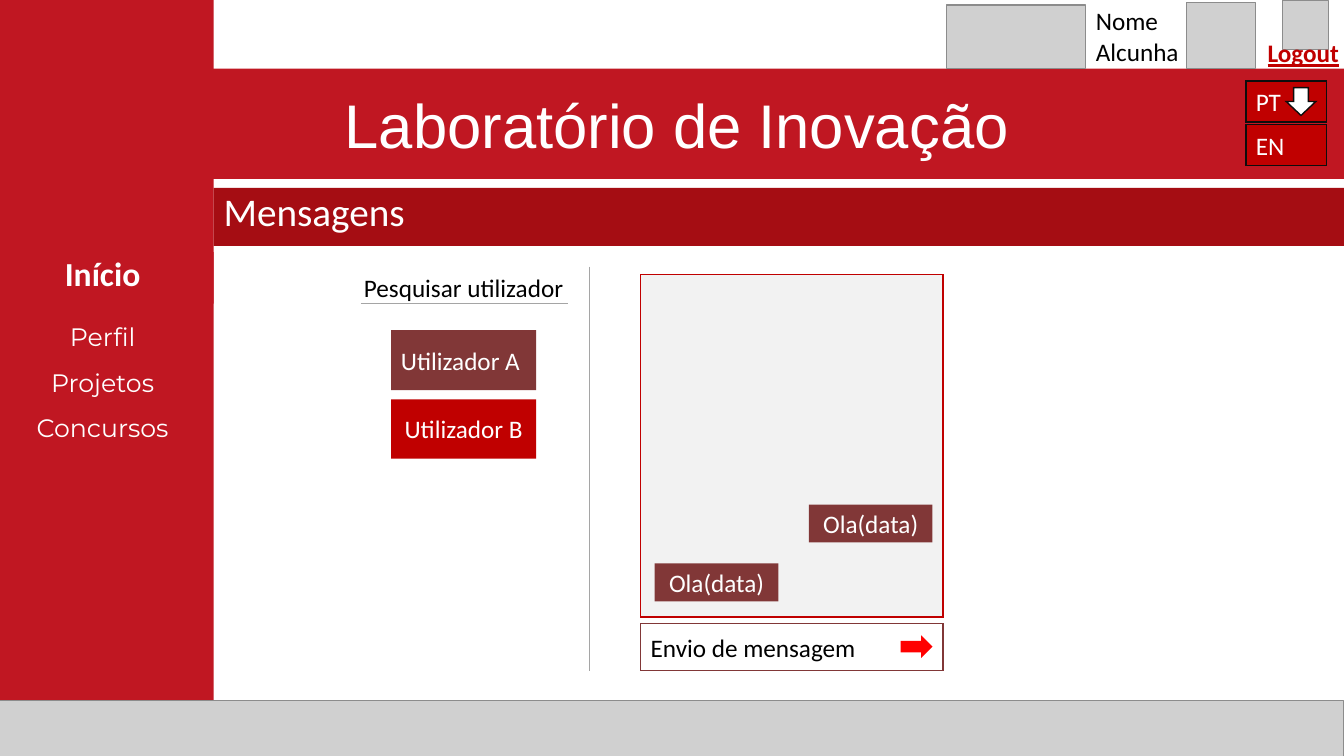
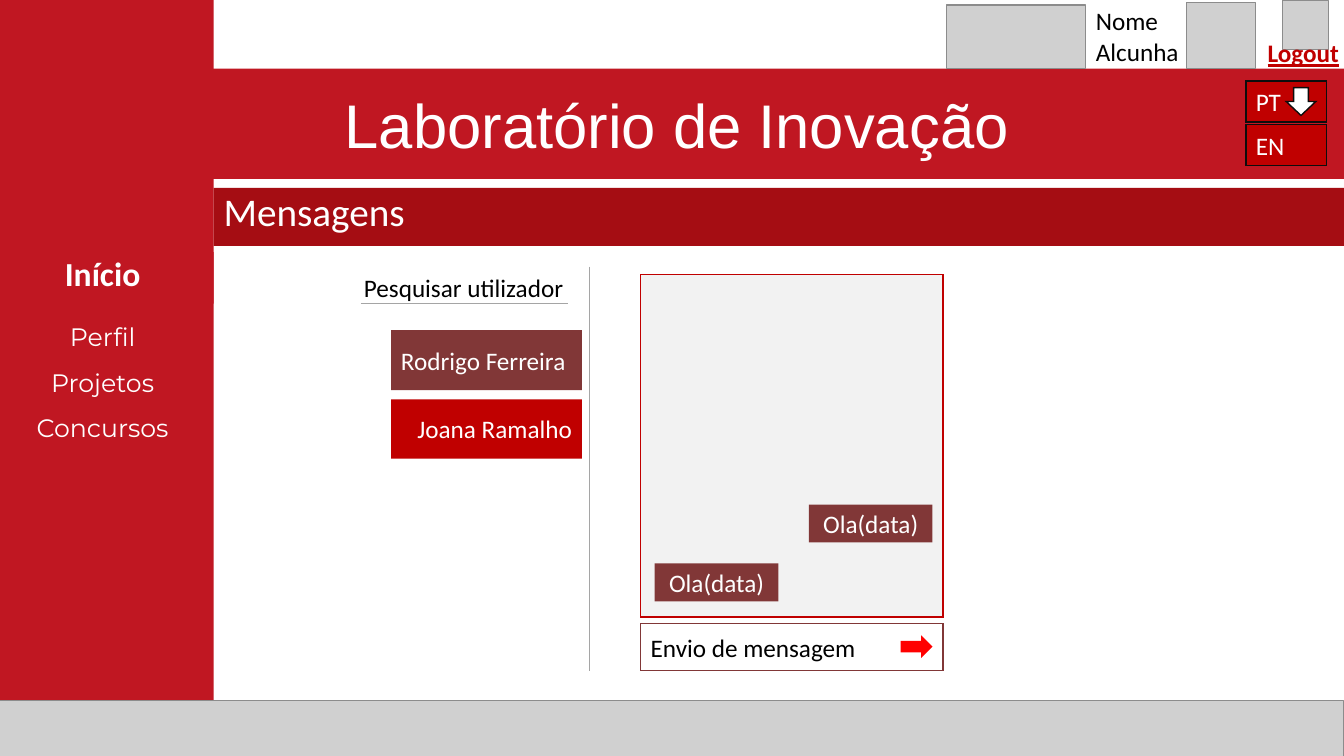
Before and after one commit to Reaf25pt/CriticalProject, a slide deck: slide 9 of frontend/Projetofinal.pptx. Drawn at 1344x756 pixels with LibreOffice and Linux fonts; fonts in the diff are those of the drawing; grey boxes stand for pictures. Boxes give left, top, right and bottom in pixels: in the first picture for what was removed or moved away, otherwise in the second. Text is boxed around its words. In the diff, an @@ line names an element or a change of style, - is before the commit and + after.

```diff
--- a/frontend/Projetofinal.pptx
+++ b/frontend/Projetofinal.pptx
@@ rectangle "Rodrigo Ferreira" resized from (x1=391, y1=331, x2=536, y2=390) to (x1=391, y1=331, x2=582, y2=390) @@
@@ text in rectangle at (x1=401, y1=352, x2=566, y2=375): text changed @@
-Utilizador A
+Rodrigo Ferreira
@@ rectangle "Joana Ramalho" resized from (x1=391, y1=399, x2=536, y2=459) to (x1=391, y1=399, x2=582, y2=459) @@
@@ text in rectangle at (x1=417, y1=420, x2=572, y2=438): text changed @@
-Utilizador B
+Joana Ramalho
```
Also in this commit, not shown: 20 other slides changed.
